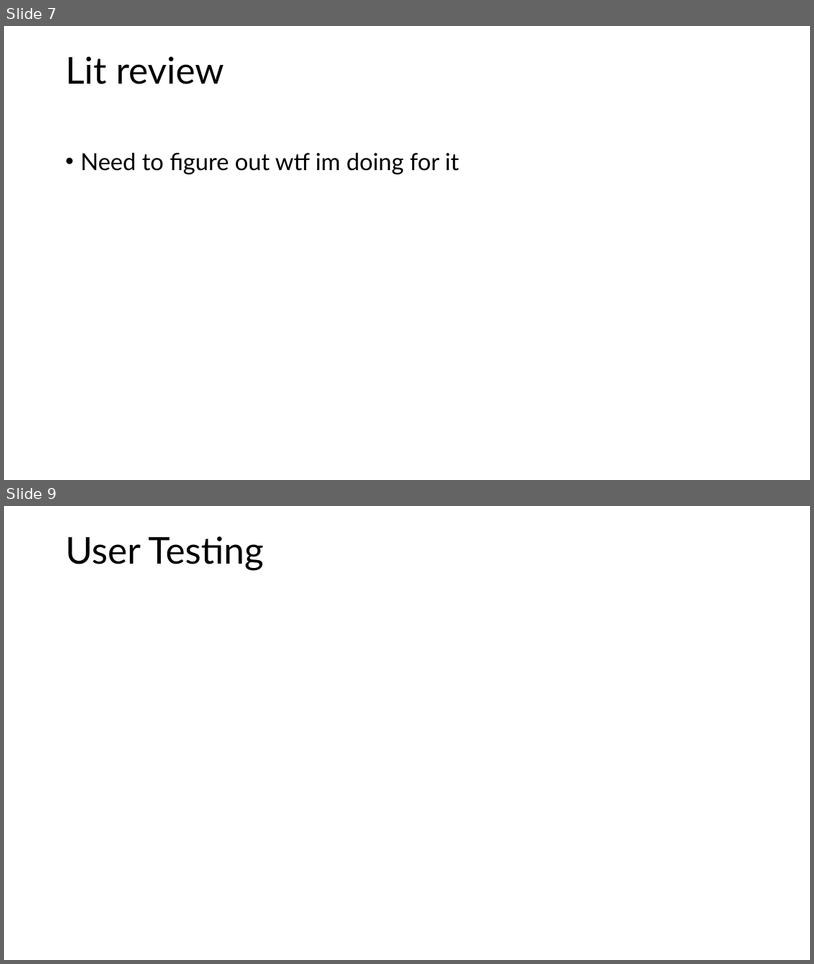
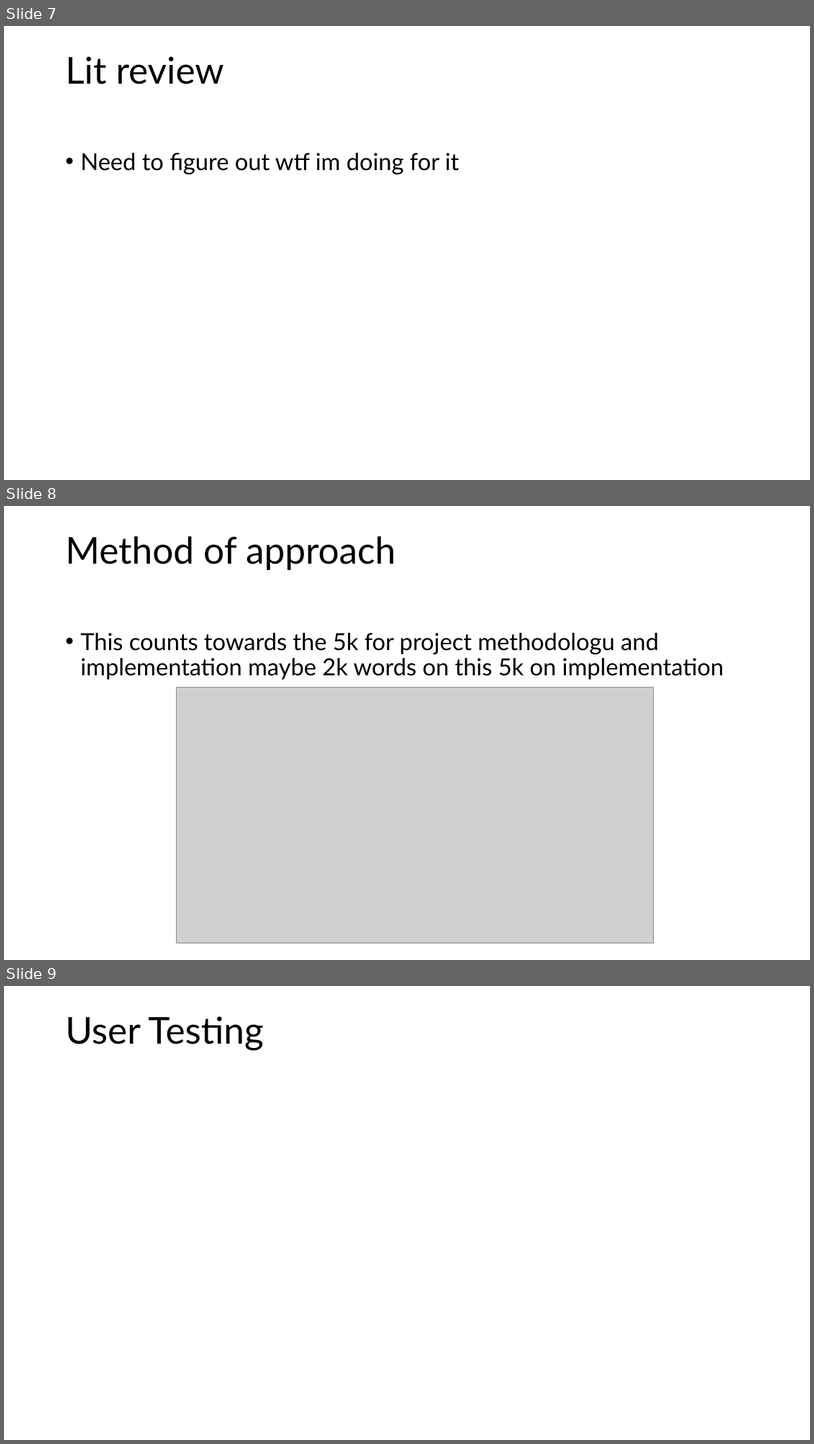
Before and after one commit to Mdot5596/Timeline-Takedown, a slide deck: Documentation/Report/Report Layou.pptx. Shown one above the other, each under a label of ours: slides 7 and 9 before the commit, slides 7, 8 and 9 after it; the slides between them are not shown. The pictures are 814x964 and 814x1444 pixels, drawn with LibreOffice and Linux fonts; fonts in the diff are those of the drawing; grey boxes stand for pictures. Boxes give left, top, right and bottom in pixels: in the first picture for what was removed or moved away, otherwise in the second. Text is boxed around its words. In the diff, an @@ line names an element or a change of style, - is before the commit and + after.

```diff
--- a/Documentation/Report/Report Layou.pptx
+++ b/Documentation/Report/Report Layou.pptx
@@ slide 8 added at (4, 506, 810, 960), background #FFFFFF @@
@@ title added at (65, 536, 396, 570), 44 pt, text #000000 @@
+Method of approach
@@ text added at (80, 633, 724, 680), 28 pt, text #000000 @@
+• This counts towards the 5k for project methodologu and implementation maybe 2k words on this 5k on implementation
@@ picture added at (176, 687, 653, 943) @@
```
Also in this commit, not shown: 1 slide removed, 3 other files.
